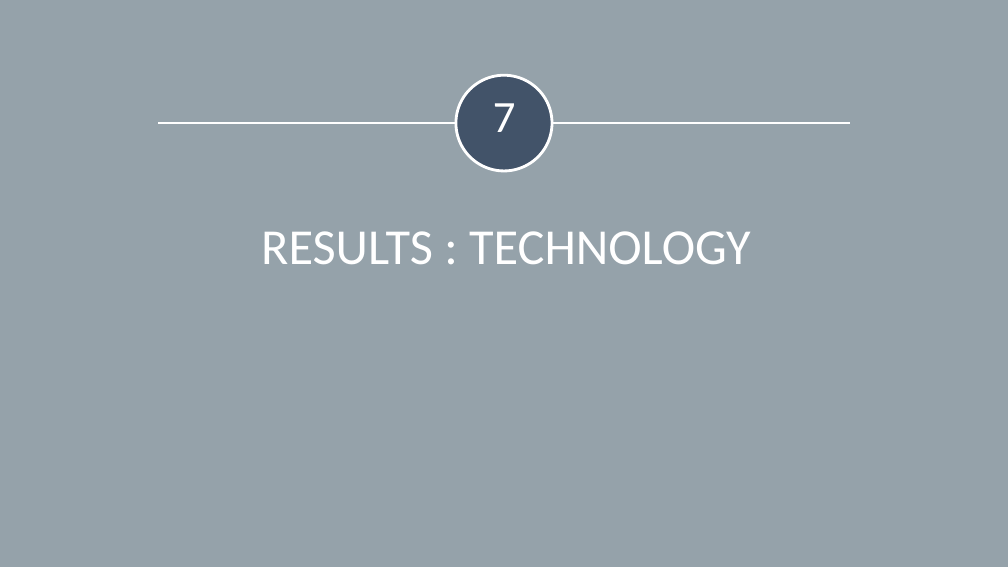
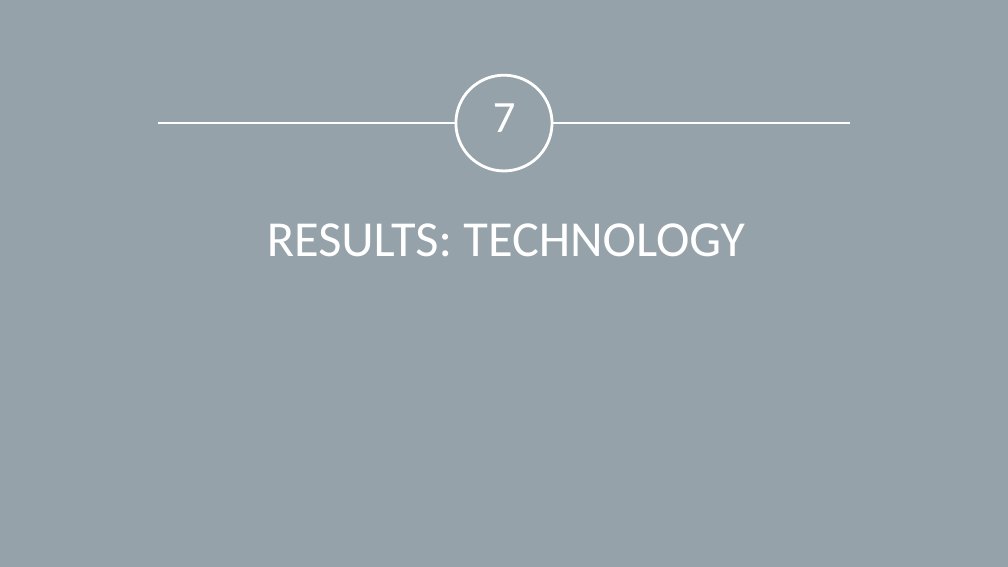
Before and after one commit to opus-meum/power-automate, a slide deck: slide 38 of Capability Assessment Report.pptx. Drawn at 1008x567 pixels with LibreOffice and Linux fonts; fonts in the diff are those of the drawing. Boxes give left, top, right and bottom in pixels: in the first picture for what was removed or moved away, otherwise in the second. Text is boxed around its words. In the diff, an @@ line names an element or a change of style, - is before the commit and + after.

```diff
--- a/Capability Assessment Report.pptx
+++ b/Capability Assessment Report.pptx
@@ ellipse at (456,75,553,171): fill #425369 to #95A2AA @@
@@ title at (267,223,745,256): spaces changed @@
-RESULTS : TECHNOLOGY
+RESULTS: TECHNOLOGY
```
Also in this commit, not shown: 10 other slides changed, 27 slides removed, 1 other file.
